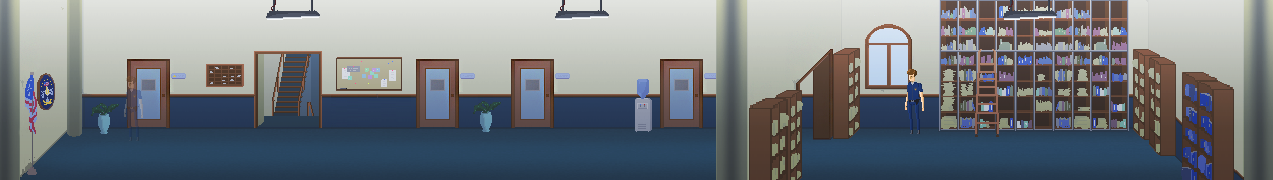
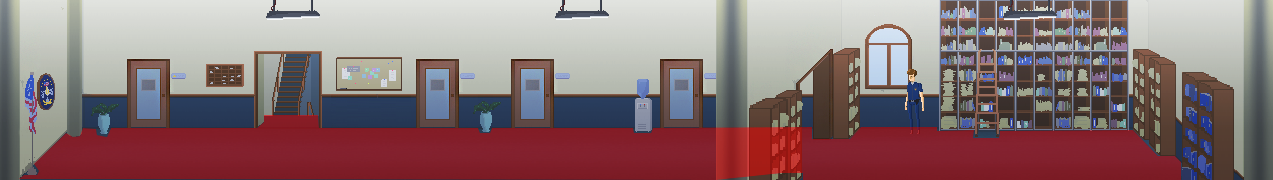
Layered file, before and after one edit (1273x180). Changes by layer:
removed group "Hitboxes" (2 layers) over [124, 76, 143, 141]
removed group "reception()" (1 layers) (was 29%) from group "Hitboxes" over [124, 76, 143, 141]
removed layer "goto" from group "reception()" over [124, 76, 143, 141]
showed "tag(nav) navmesh(0,115,2000,180)", painted on it over [19, 115, 1181, 180]
